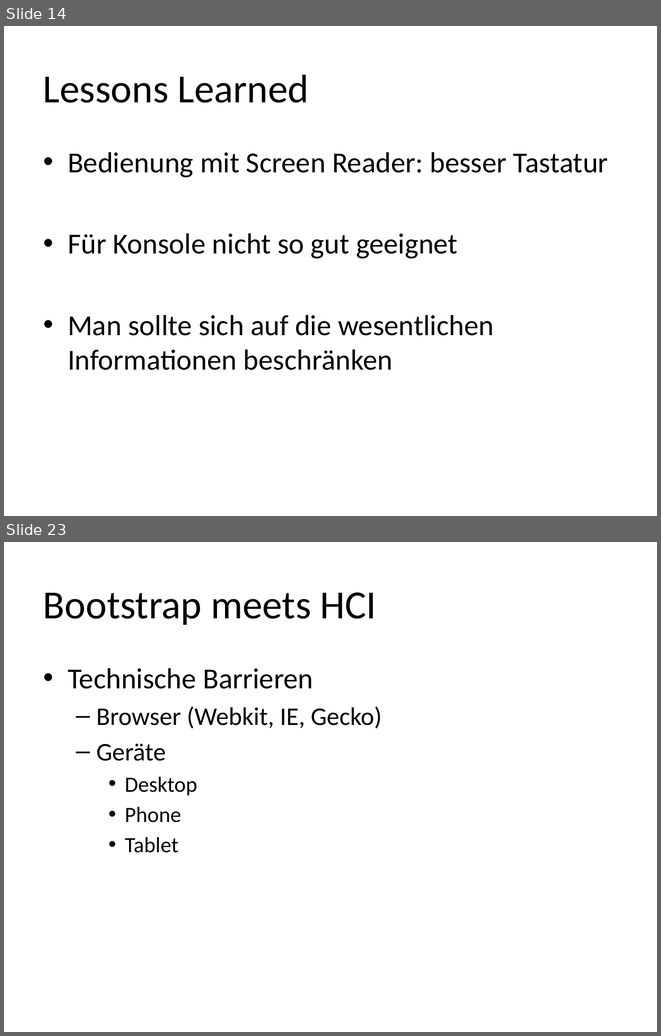
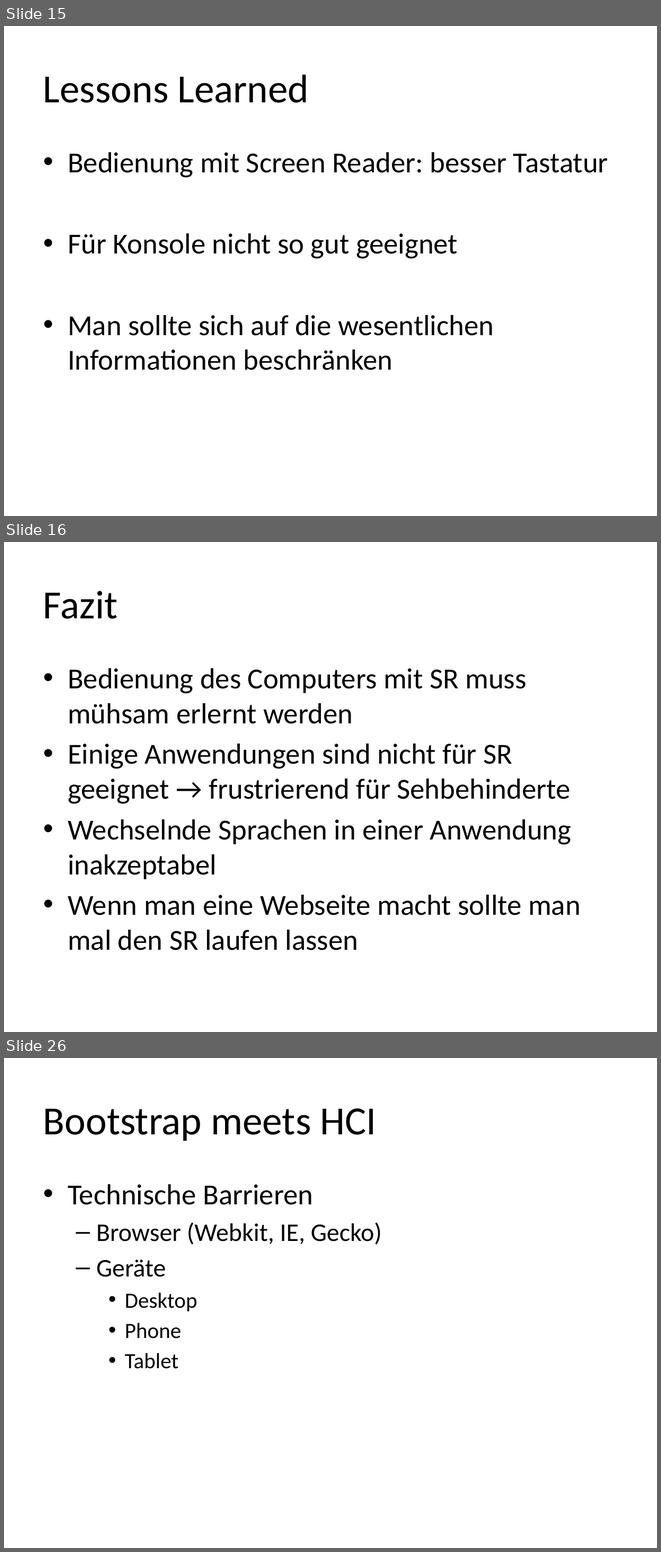
Before and after one commit to Capoot/hci, a slide deck: screenreader.pptx. Shown one above the other, each under a label of ours: slides 14 and 23 before the commit, slides 15, 16 and 26 after it; the slides between them are not shown. The pictures are 661x1036 and 661x1552 pixels, drawn with LibreOffice and Linux fonts; fonts in the diff are those of the drawing. Boxes give left, top, right and bottom in pixels: in the first picture for what was removed or moved away, otherwise in the second. Text is boxed around its words. In the diff, an @@ line names an element or a change of style, - is before the commit and + after.

```diff
--- a/screenreader.pptx
+++ b/screenreader.pptx
@@ slide 16 added at box(4, 542, 657, 1032), background #FFFFFF @@
@@ title added at box(43, 591, 118, 619), 44 pt, text #000000 @@
+Fazit
@@ text added at box(68, 668, 581, 950), 32 pt, text #000000 @@
+• Bedienung des Computers mit SR muss mühsam erlernt werden
+• Einige Anwendungen sind nicht für SR geeignet → frustrierend für Sehbehinderte
+• Wechselnde Sprachen in einer Anwendung inakzeptabel
+• Wenn man eine Webseite macht sollte man mal den SR laufen lassen
@@ what was slide 14 is now slide 15 @@
@@ what was slide 23 is now slide 26 @@
```
Also in this commit, not shown: 7 slides changed, 5 other slides added, 3 slides removed.
